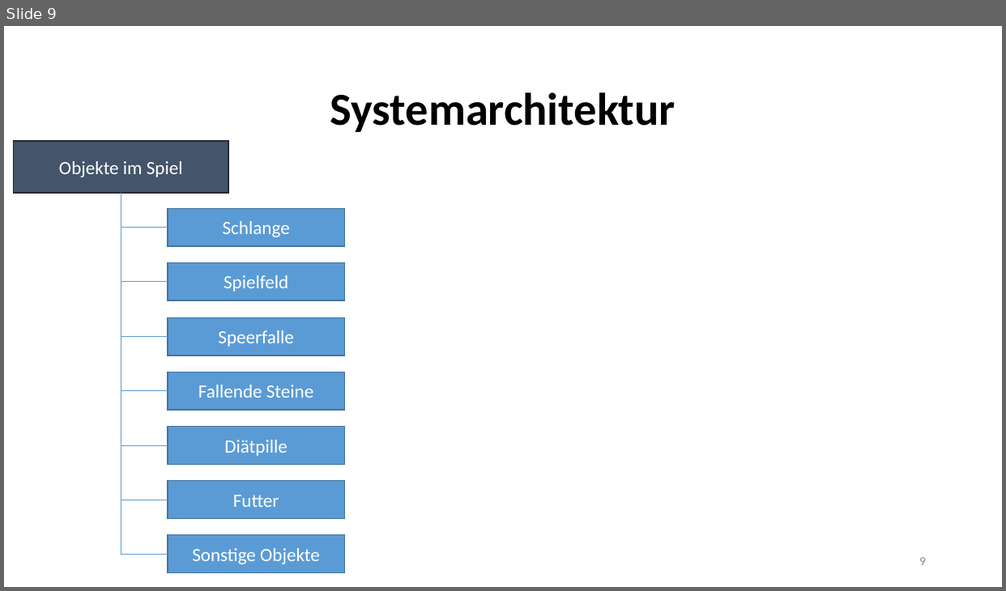
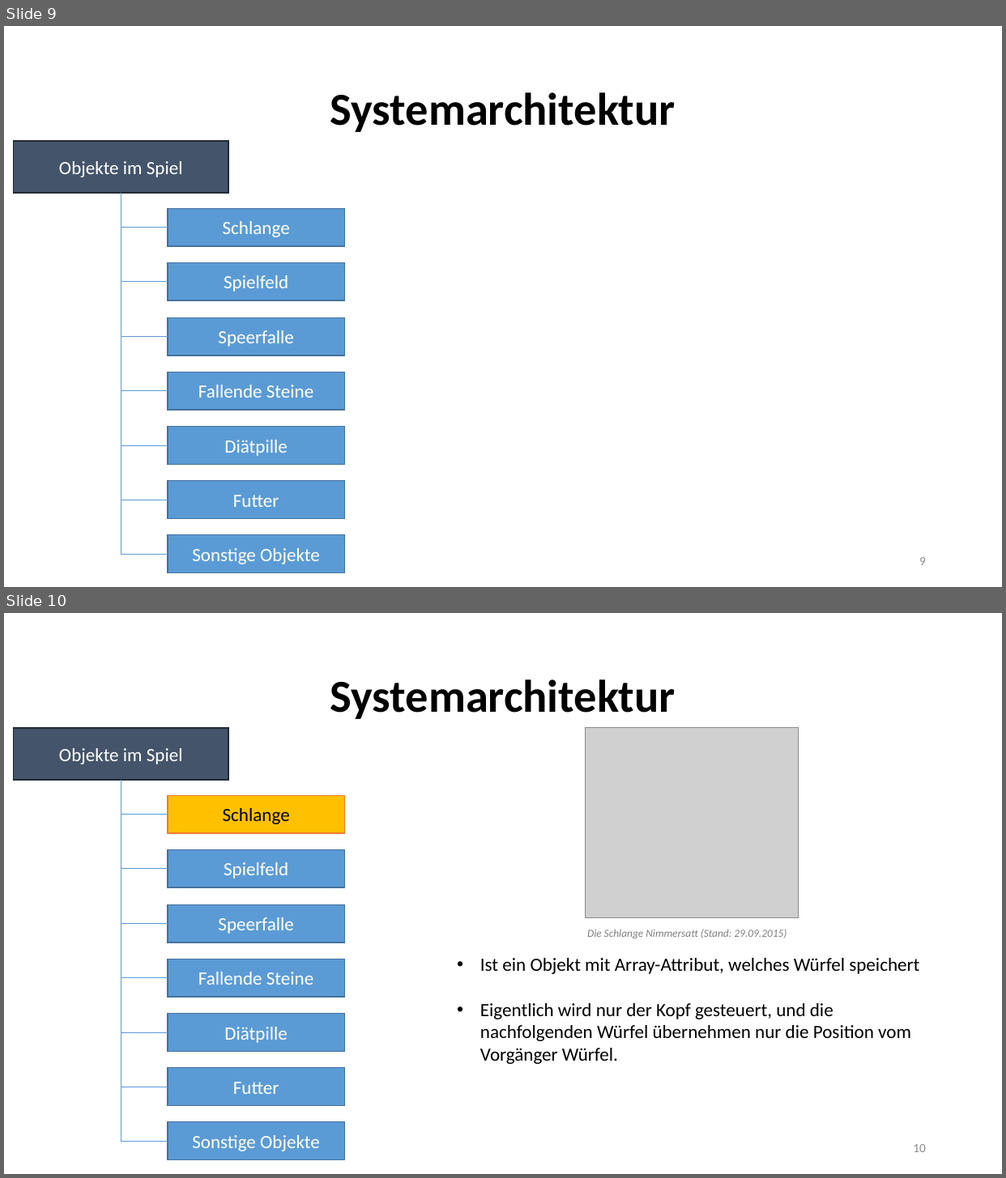
Before and after one commit to RamoramaInteractive/GDV-Projekt, a slide deck: FinalePräsentation.pptx. Shown one above the other, each under a label of ours: slide 9 before the commit, slides 9 and 10 after it. The pictures are 1006x591 and 1006x1178 pixels, drawn with LibreOffice and Linux fonts; fonts in the diff are those of the drawing; grey boxes stand for pictures. Boxes give left, top, right and bottom in pixels: in the first picture for what was removed or moved away, otherwise in the second. Text is boxed around its words. In the diff, an @@ line names an element or a change of style, - is before the commit and + after.

Commit message:
Systemarchitektur fertig in Präsentation!

```diff
--- a/FinalePräsentation.pptx
+++ b/FinalePräsentation.pptx
@@ slide 10 added at (4, 613, 1002, 1174), background #FFFFFF @@
@@ title added at (330, 679, 675, 719), 44 pt, text #000000, bold @@
+Systemarchitektur
@@ rectangle added at (14, 728, 228, 780), fill #44546A, outline #222A35 1 pt, 18 pt, text #FFFFFF @@
+Objekte im Spiel
@@ picture added at (585, 728, 798, 918) @@
@@ line added from (121, 780) to (121, 1142), #5B9BD5 0.5 pt @@
@@ rectangle added at (168, 796, 345, 834), fill #FFC000, outline #ED7D31 1 pt, 18 pt, text #000000 @@
+Schlange
@@ line added from (168, 815) to (121, 815), #5B9BD5 0.5 pt @@
@@ rectangle added at (168, 850, 345, 888), fill #5B9BD5, outline #43739E 1 pt, 18 pt, text #FFFFFF @@
+Spielfeld
@@ line added from (168, 869) to (121, 869), #5B9BD5 0.5 pt @@
@@ line added from (168, 924) to (121, 924), #5B9BD5 0.5 pt @@
@@ rectangle added at (168, 905, 345, 943), fill #5B9BD5, outline #43739E 1 pt, 18 pt, text #FFFFFF @@
+Speerfalle
@@ text added at (587, 929, 786, 939), 10.5 pt, text #808080, italic @@
+Die Schlange Nimmersatt (Stand: 29.09.2015)
@@ rectangle added at (168, 959, 345, 997), fill #5B9BD5, outline #43739E 1 pt, 18 pt, text #FFFFFF @@
+Fallende Steine
@@ text added at (480, 958, 919, 1064), 18 pt, text #000000 @@
+• Ist ein Objekt mit Array-Attribut, welches Würfel speichert
+• Eigentlich wird nur der Kopf gesteuert, und die nachfolgenden Würfel übernehmen nur die Position vom Vorgänger Würfel.
@@ line added from (168, 978) to (121, 978), #5B9BD5 0.5 pt @@
@@ rectangle added at (168, 1013, 345, 1052), fill #5B9BD5, outline #43739E 1 pt, 18 pt, text #FFFFFF @@
+Diätpille
@@ line added from (168, 1033) to (121, 1033), #5B9BD5 0.5 pt @@
@@ rectangle added at (168, 1068, 345, 1106), fill #5B9BD5, outline #43739E 1 pt, 18 pt, text #FFFFFF @@
+Futter
@@ line added from (168, 1087) to (121, 1087), #5B9BD5 0.5 pt @@
@@ rectangle added at (168, 1122, 345, 1161), fill #5B9BD5, outline #43739E 1 pt, 18 pt, text #FFFFFF @@
+Sonstige Objekte
@@ line added from (168, 1142) to (121, 1142), #5B9BD5 0.5 pt @@
@@ page number added at (913, 1144, 926, 1152), 12 pt, text #8C8C8C @@
+10
```
Also in this commit, not shown: 7 slides changed, 2 other slides added, 7 slides removed.
